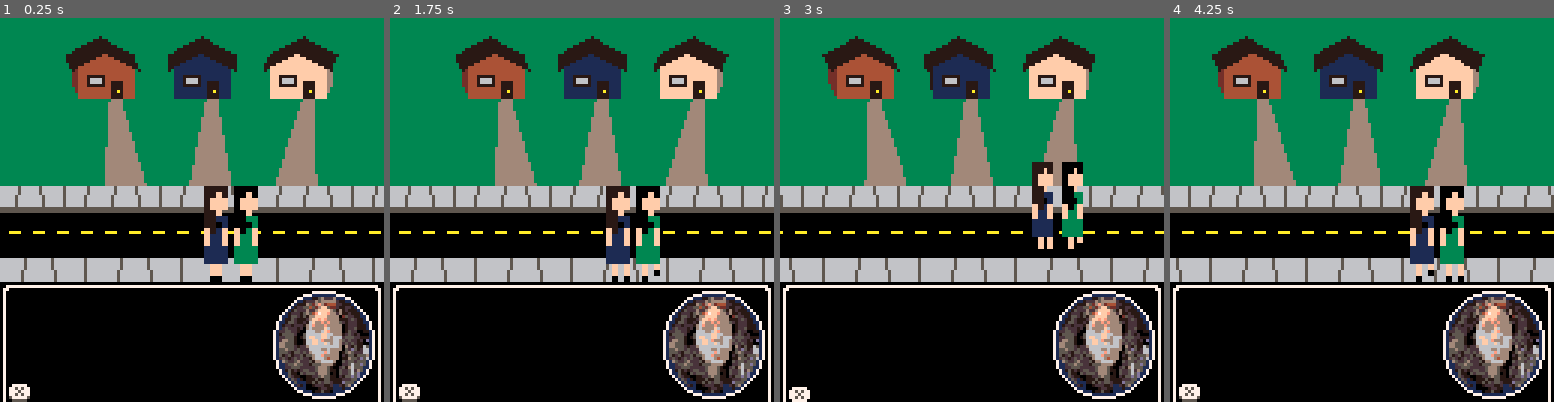
Above: before the commit, frames 1-4 (left to right).
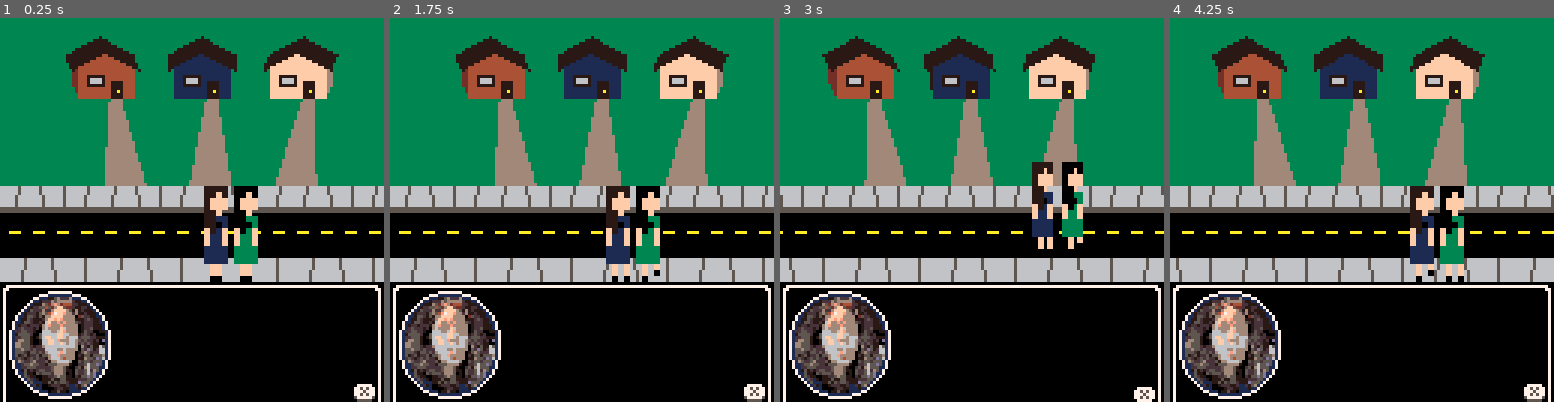
Above: after the commit, the same moments.

Repository: Minimistro32/kate
Game: PICO-8 cartridge kate.p8
The game is run twice, just before and just after one commit, with the same random seed, the same clock (stepped at 60 frames per second) and the same inputs.
Inputs:
- Up to frame 1 (0.25 s): no input
- Up to frame 2 (1.75 s): tap X (X key) at 0.33, 1.07 s; tap O (Z key) at 0.7, 1.7 s; hold Right from 1.6 s (still down)
- Up to frame 3 (3 s): tap X (X key) at 1.85, 2.97 s; release Right at 2.1 s; tap O (Z key) at 2.1, 2.5, 2.9 s; hold Up 2.15-2.42 s; hold Right from 2.47 s (still down)
- Up to frame 4 (4.25 s): release Right at 3.03 s; hold Left 3.08-3.58 s; tap O (Z key) at 3.3, 3.7, 4.1 s; hold Down 3.63-3.97 s; hold Right from 4.02 s (still down); tap X (X key) at 4.08 s

The runs differ from the first frame. In frame 1, 12% of the frame differs, in the area x 2-98%, y 71-100%; in frame 2, 12%; in frame 3, 12%; in frame 4, 12%.

Commit message:
fix tabs

Diff:
--- a/kate.p8
+++ b/kate.p8
@@ -26,7 +26,6 @@
 	--comp
 	comp_palettes = {
 		hair={
-			-- 9, --grayish
 			4, --reddish
 			12, --brown
 			8, --yellow
@@ -170,7 +169,7 @@
 	--print("x",justify(4,0,1.0),120,2)
 
 	--controls
-	slide=0
+	slide=1
 	ovalfill(justify(1,9,slide),124,justify(1,3,slide),127,5)
 	print('★',justify(7,3,slide),122+tonum(pressed),5)
 	print('❎',justify(7,3,slide),122+tonum(pressed),7)
@@ -181,9 +180,6 @@
 	ovalfill(justify(1,3,slide),91,justify(1,36,slide),126,1)
 	sspr(64,32,30,32,justify(30,5,slide),93,30,32)
 	oval(justify(1,3,slide),91,justify(1,36,slide),126,7)
-	-- ovalfill(3,91,36,126,1)
-	-- sspr(64,32,30,32,5,93,30,32)
-	-- oval(3,91,36,126,7)
 
 	--bevel
 	pset(1,89,0)
@@ -239,18 +235,18 @@
 
 function draw_house(x, y, angle, palette)
 	--data
-    d=10
-    w=18
-    h=-10
-    theta_y=30
-    theta_x=angle
-    pitch=30 --of roof
-    overhang=2
+	d=10
+	w=18
+	h=-10
+	theta_y=30
+	theta_x=angle
+	pitch=30 --of roof
+	overhang=2
 
 	--draw
 	x_off = sin(theta_x)*d
-    y_off = sin(theta_y/360)*d
-    hang_off = tan(pitch/360)*(overhang)
+	y_off = sin(theta_y/360)*d
+	hang_off = tan(pitch/360)*(overhang)
 	roof_off = sin(pitch/360)*(w/2) --peak
 	--side
 	for i = h,0 do
@@ -279,28 +275,28 @@
 
 function polyfill(coords, col)
 	--build_obj
-    points={}
-    for i=1,8,2  do
-        add(points,{x=coords[i],y=coords[i+1]})
-    end
-
-    local xl,xr,ymin,ymax={},{},129,0xffff
-    for k,v in pairs(points) do
-        local p2=points[k%#points+1]
-        local x1,y1,x2,y2=v.x,flr(v.y),p2.x,flr(p2.y)
-        if y1>y2 then
-            y1,y2,x1,x2=y2,y1,x2,x1
-        end
-        local d=y2-y1
-        for y=y1,y2 do
-            local xval=flr(x1+(x2-x1)*(d==0 and 1 or (y-y1)/d))
-            xl[y],xr[y]=min(xl[y] or 32767,xval),max(xr[y] or 0x8001,xval)
-        end
-        ymin,ymax=min(y1,ymin),max(y2,ymax)
-    end
-    for y=ymin,ymax do
-        rectfill(xl[y],y,xr[y],y,col)
-    end
+	points={}
+	for i=1,8,2  do
+		add(points,{x=coords[i],y=coords[i+1]})
+	end
+
+	local xl,xr,ymin,ymax={},{},129,0xffff
+	for k,v in pairs(points) do
+		local p2=points[k%#points+1]
+		local x1,y1,x2,y2=v.x,flr(v.y),p2.x,flr(p2.y)
+		if y1>y2 then
+			y1,y2,x1,x2=y2,y1,x2,x1
+		end
+		local d=y2-y1
+		for y=y1,y2 do
+			local xval=flr(x1+(x2-x1)*(d==0 and 1 or (y-y1)/d))
+			xl[y],xr[y]=min(xl[y] or 32767,xval),max(xr[y] or 0x8001,xval)
+		end
+		ymin,ymax=min(y1,ymin),max(y2,ymax)
+	end
+	for y=ymin,ymax do
+		rectfill(xl[y],y,xr[y],y,col)
+	end
 end
 
 function pal_swap_screen_segment()
